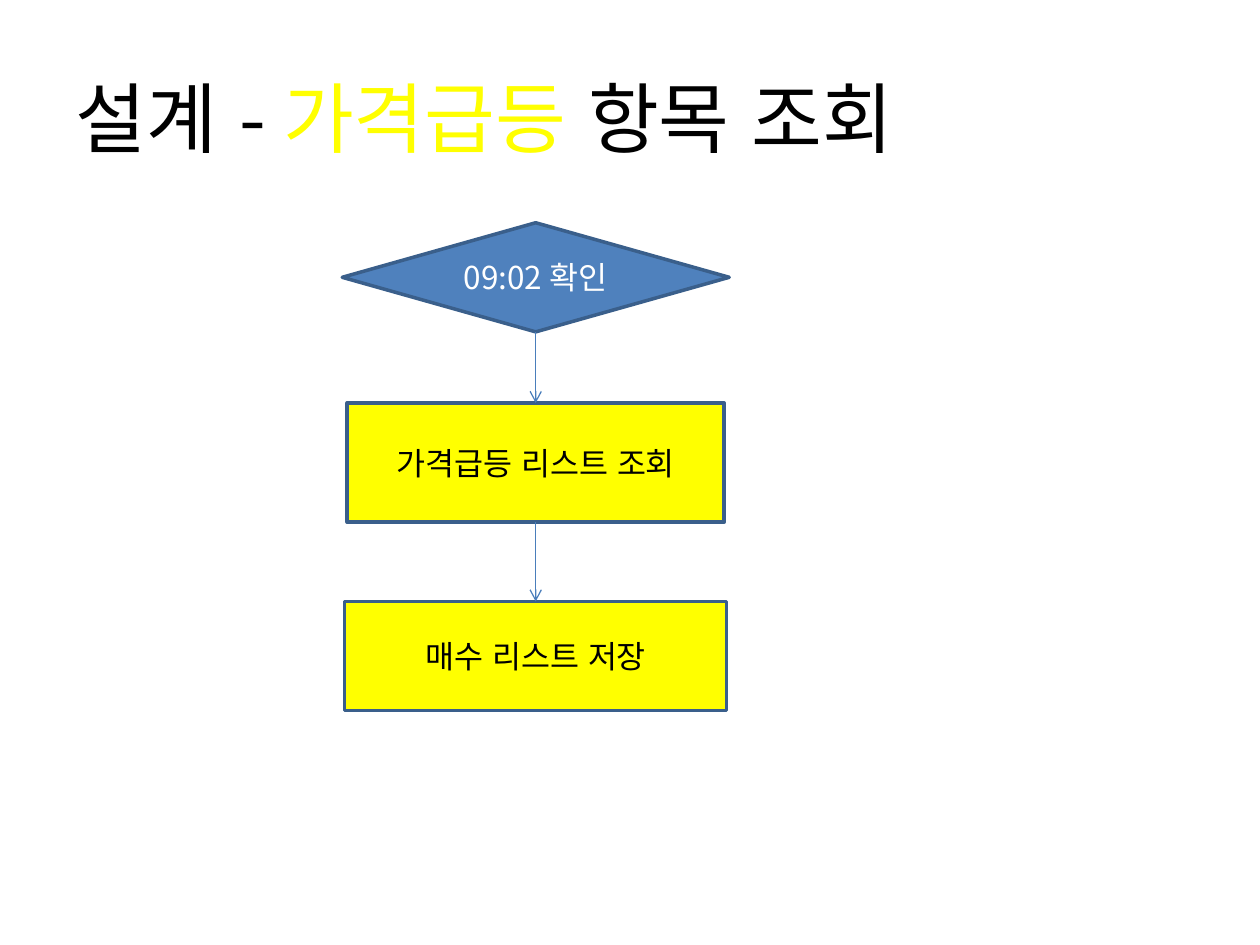
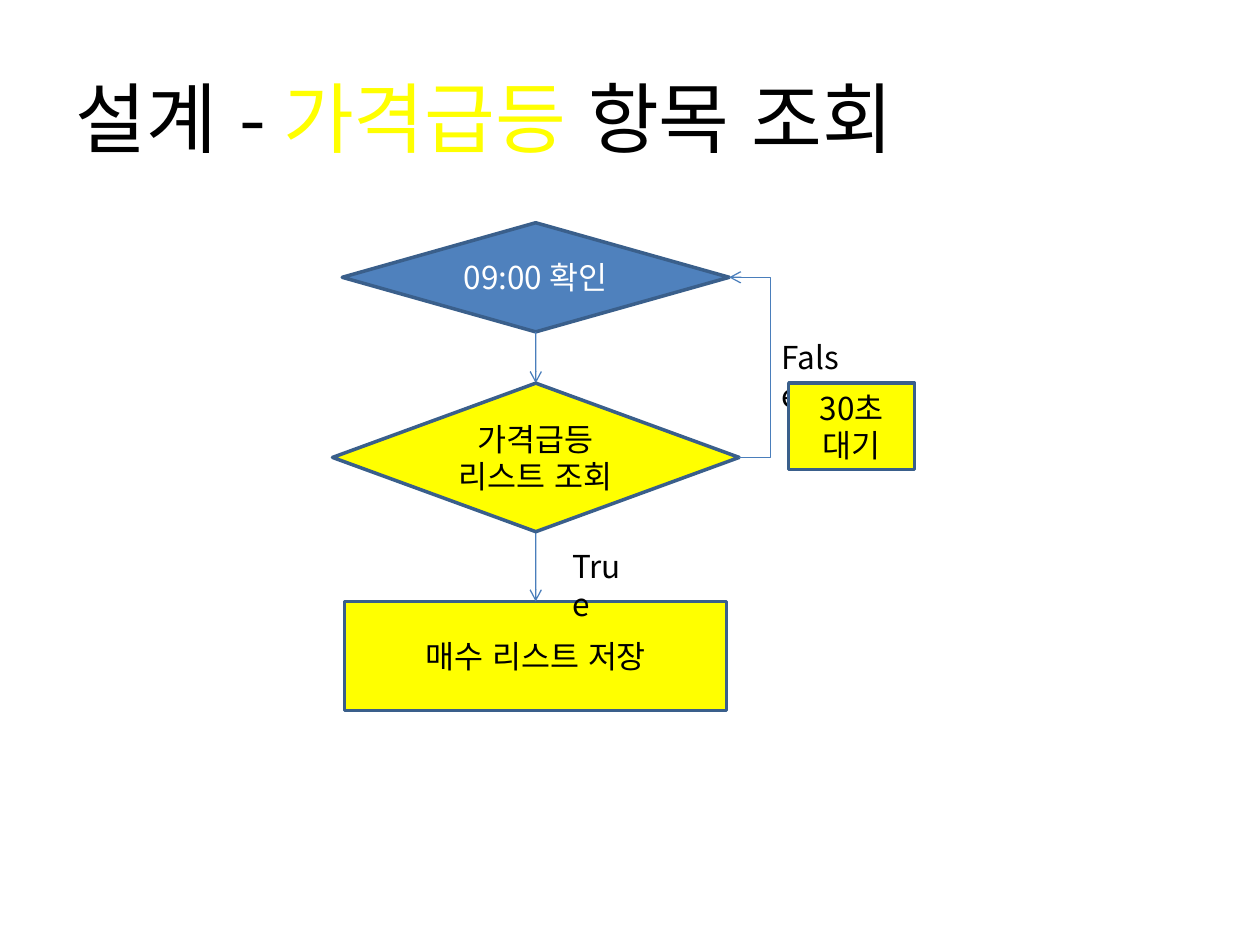
Before and after one commit to dustjd2000/Stock, a slide deck: slide 9 of doc/주식자동매매설계서v1.1.pptx. Drawn at 1260x945 pixels with LibreOffice and Linux fonts; fonts in the diff are those of the drawing. Boxes give left, top, right and bottom in pixels: in the first picture for what was removed or moved away, otherwise in the second. Text is boxed around its words. In the diff, an @@ line names an element or a change of style, - is before the commit and + after.

Commit message:
release/1.1

```diff
--- a/doc/주식자동매매설계서v1.1.pptx
+++ b/doc/주식자동매매설계서v1.1.pptx
@@ text in diamond at <box>464,262,608,292</box>: text changed @@
-09:02 확인
+09:00 확인
@@ elbow arrow added from (740, 457) to (730, 277), #4B7EBC 0.75 pt @@
@@ arrow moved from (536, 331) - (536, 403) to (536, 331) - (536, 383) @@
@@ text added at <box>769,333,863,383</box>, 18 pt, text #000000 @@
+False
@@ diamond "가격급등 리스트 조회": place and size @@
-diamond "가격급등 리스트 조회" at <box>348,403,724,522</box>
+diamond "가격급등 리스트 조회" at <box>333,383,740,532</box>
@@ diamond "가격급등 리스트 조회" at <box>333,383,740,532</box>: rectangle to diamond @@
@@ rectangle added at <box>789,383,915,470</box>, fill #FFFF00, outline #3A5F8C 2 pt, 18 pt, text #000000 @@
+30초 대기
@@ arrow moved from (536, 522) - (536, 601) to (536, 532) - (536, 601) @@
@@ text added at <box>559,541,645,591</box>, 18 pt, text #000000 @@
+True
```
Also in this commit, not shown: 1 other slide changed.
